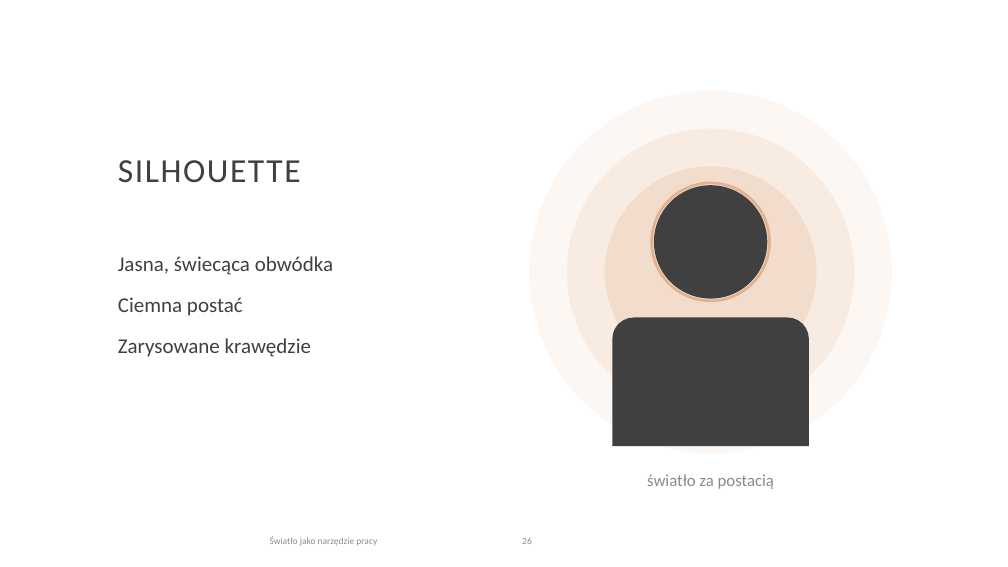
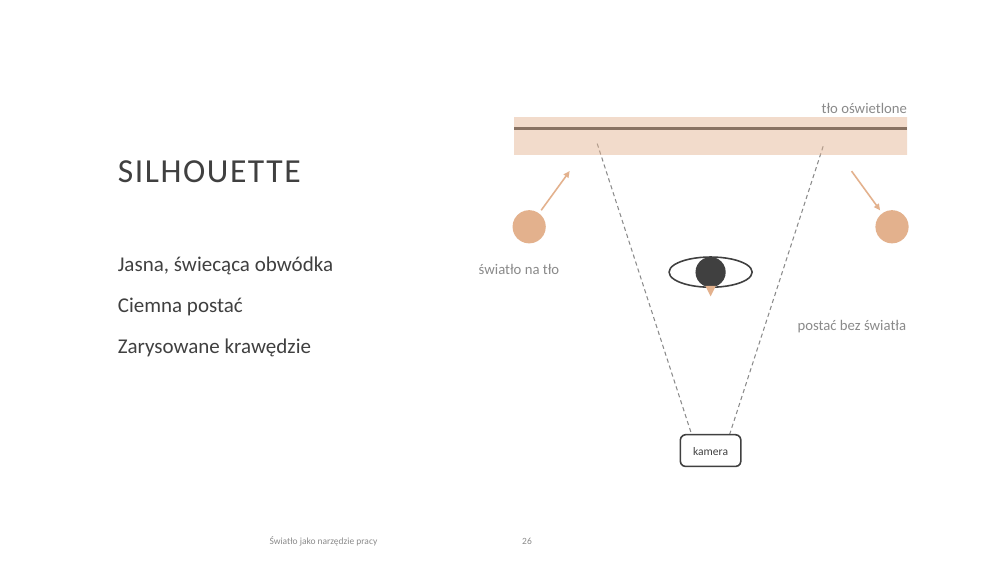
Before and after one commit to kontakt334/4eyes, a slide deck: slide 26 of projekty/warsztaty-beauty-product/swiatlo-jako-narzedzie-pracy-v4.pptx. Drawn at 1008x567 pixels with LibreOffice and Linux fonts; fonts in the diff are those of the drawing. Boxes give left, top, right and bottom in pixels: in the first picture for what was removed or moved away, otherwise in the second. Text is boxed around its words. In the diff, an @@ line names an element or a change of style, - is before the commit and + after.

```diff
--- a/projekty/warsztaty-beauty-product/swiatlo-jako-narzedzie-pracy-v4.pptx
+++ b/projekty/warsztaty-beauty-product/swiatlo-jako-narzedzie-pracy-v4.pptx
@@ rectangle added at [514,117,907,155], fill #E3B18D at 45% opacity @@
@@ ellipse removed at [529,91,892,454] @@
@@ text added at [822,103,907,118], 14 pt, text #8A8A8A @@
+tło oświetlone
@@ line added from (514, 129) to (907, 129), #404040 3 pt @@
@@ ellipse removed at [567,129,854,416] @@
@@ line added from (597, 144) to (692, 435), #8A8A8A 1 pt dashed @@
@@ line added from (730, 435) to (824, 144), #8A8A8A 1 pt dashed @@
@@ arrow added from (541, 210) to (570, 171), #E3B18D 1.5 pt @@
@@ ellipse removed at [605,166,817,378] @@
@@ arrow added from (851, 171) to (880, 210), #E3B18D 1.5 pt @@
@@ ellipse added at [513,210,546,243], fill #E3B18D @@
@@ ellipse added at [876,210,909,243], fill #E3B18D @@
@@ text added at [479,264,559,274], 14 pt, text #8A8A8A @@
+światło na tło
@@ ellipse: place and size @@
-ellipse at [652,183,770,301]
+ellipse at [669,257,752,287]
@@ ellipse at [669,257,752,287]: outline #E3B18D 2.5 pt to #404040 1.5 pt @@
@@ ellipse: place and size @@
-ellipse at [654,185,768,299]
+ellipse at [696,257,726,287]
@@ triangle added at [706,286,716,296], fill #E3B18D @@
@@ round same rect removed at [613,318,809,446] @@
@@ text added at [798,320,906,332], 14 pt, text #8A8A8A @@
+postać bez światła
@@ rounded rectangle added at [681,435,741,467], outline #404040 1.5 pt, 11 pt, text #404040 @@
+kamera
@@ text removed at [647,474,774,489] @@
-światło za postacią
```
Also in this commit, not shown: 2 other slides changed, 2 other files.
